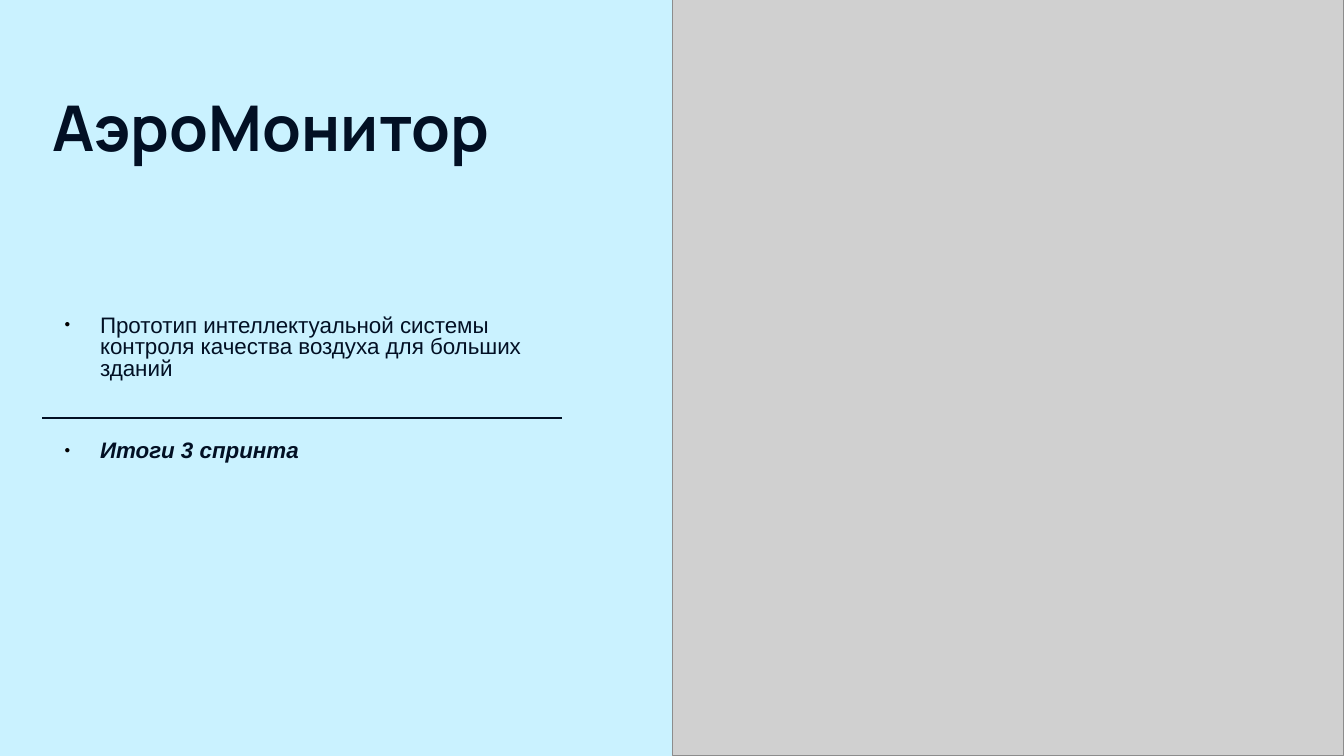
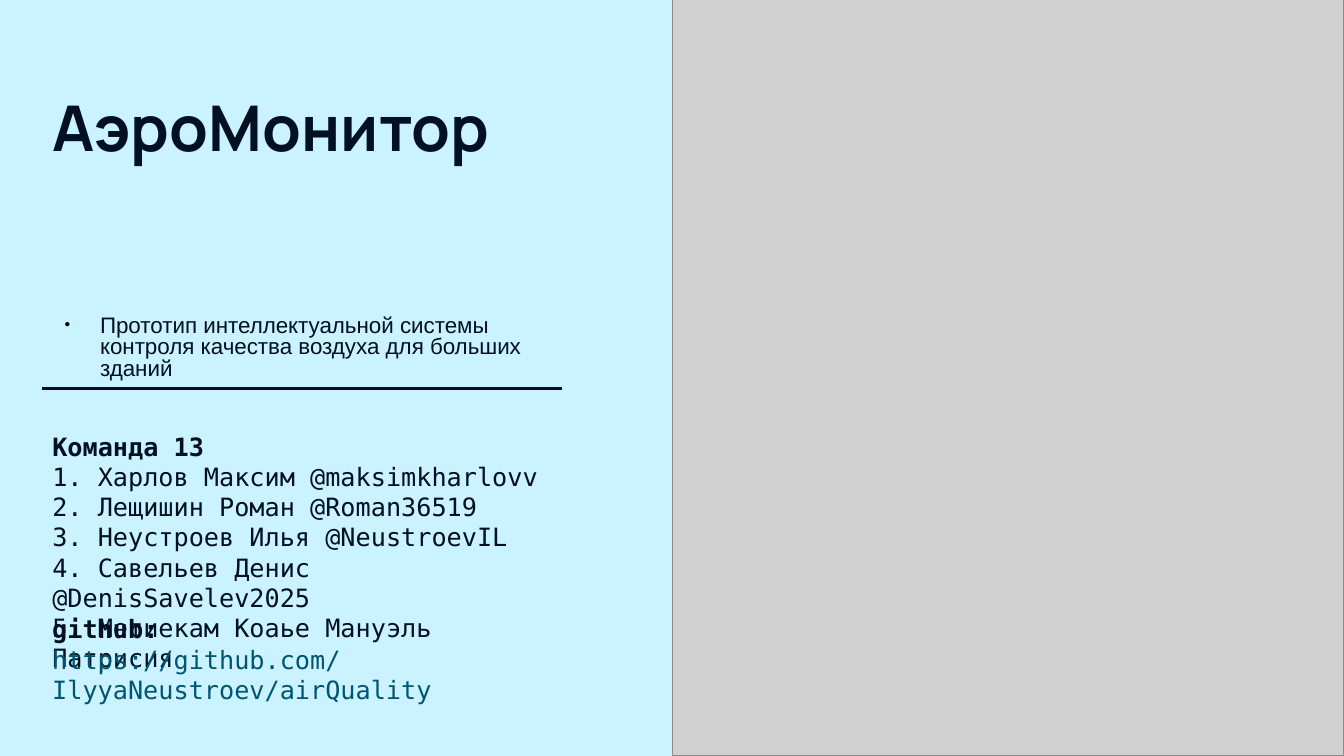
Before and after one commit to IlyyaNeustroev/airQuality, a slide deck: slide 1 of Презентация/Итоговая защита/4 AeroMonitor.pptx. Drawn at 1344x756 pixels with LibreOffice and Linux fonts; fonts in the diff are those of the drawing; grey boxes stand for pictures; background and template pictures are left out. Boxes give left, top, right and bottom in pixels: in the first picture for what was removed or moved away, otherwise in the second. Text is boxed around its words. In the diff, an @@ line names an element or a change of style, - is before the commit and + after.

```diff
--- a/Презентация/Итоговая защита/4 AeroMonitor.pptx
+++ b/Презентация/Итоговая защита/4 AeroMonitor.pptx
@@ line moved from (42, 417) - (562, 417) to (42, 388) - (562, 388) @@
@@ text added at [52, 437, 538, 643], 18 pt, text #021024 @@
+Команда 13
+1. Харлов Максим @maksimkharlovv
+2. Лещишин Роман @Roman36519
+3. Неустроев Илья @NeustroevIL
+4. Cавельев Денис @DenisSavelev2025
+5. Метиекам Коаье Мануэль Патрисия
@@ subtitle at [100, 442, 299, 463]: paragraph removed @@
-● Итоги 3 спринта
@@ text added at [52, 618, 431, 705], 18 pt, text #005672 @@
+github:
+https://github.com/IlyyaNeustroev/airQuality
```
Also in this commit, not shown: 6 slides added, 7 slides removed, 24 other files.
